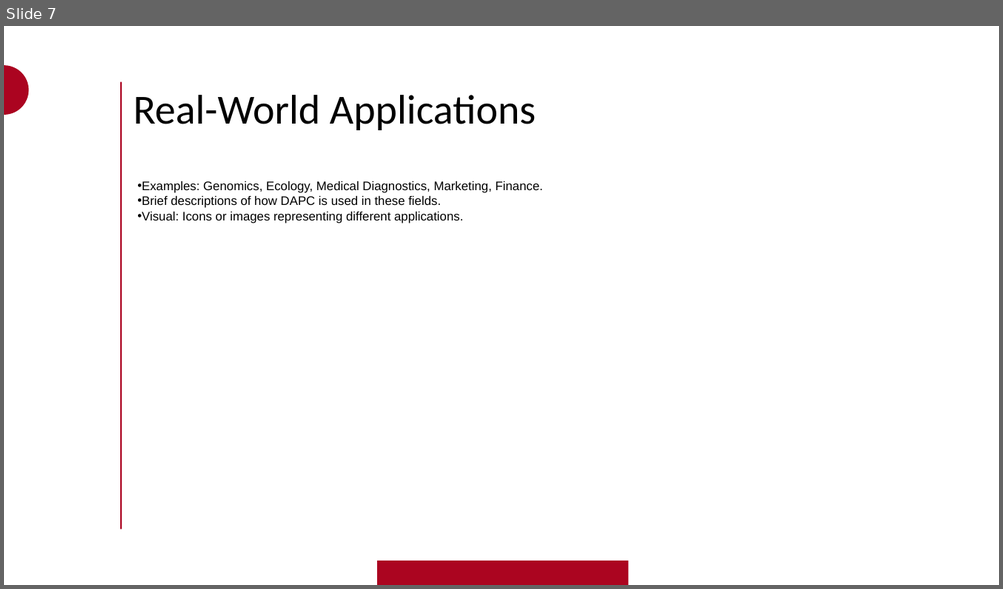
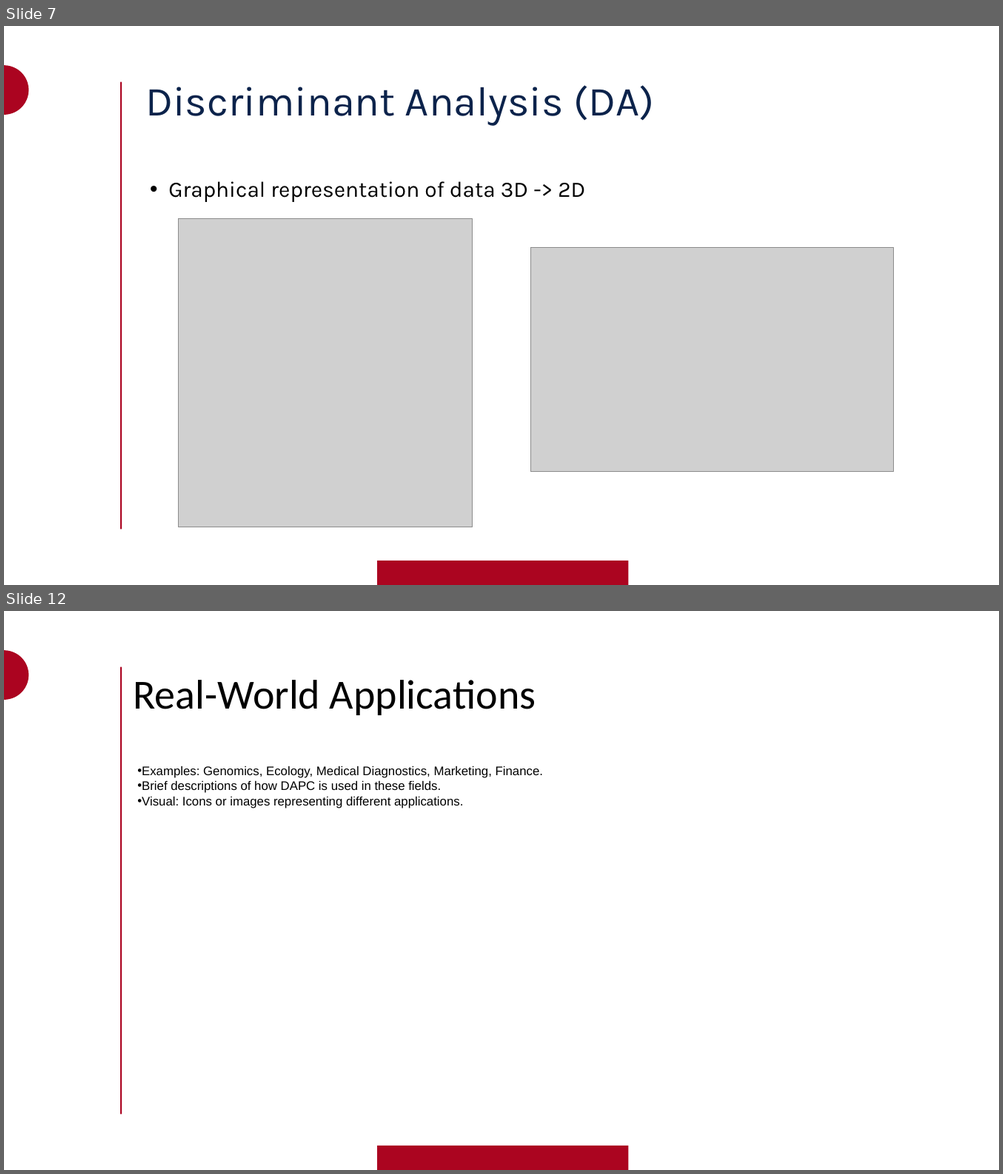
Before and after one commit to rileymawson/INFO_523_DAPC, a slide deck: DAPC_Info_523_RPM_BJMM.pptx. Shown one above the other, each under a label of ours: slide 7 before the commit, slides 7 and 12 after it; the slides between them are not shown. The pictures are 1003x589 and 1003x1174 pixels, drawn with LibreOffice and Linux fonts; fonts in the diff are those of the drawing; grey boxes stand for pictures; background and template pictures are left out. Boxes give left, top, right and bottom in pixels: in the first picture for what was removed or moved away, otherwise in the second. Text is boxed around its words. In the diff, an @@ line names an element or a change of style, - is before the commit and + after.

```diff
--- a/DAPC_Info_523_RPM_BJMM.pptx
+++ b/DAPC_Info_523_RPM_BJMM.pptx
@@ slide 7 added at (x1=4, y1=26, x2=999, y2=585), background #FFFFFF; not listed: 3 template elements that a slide beside it also shows @@
@@ title added at (x1=145, y1=85, x2=654, y2=126), 60 pt, text #0C234B @@
+Discriminant Analysis (DA)
@@ text added at (x1=168, y1=181, x2=585, y2=202), 32 pt, text #000000 @@
+• Graphical representation of data 3D -> 2D
@@ picture added at (x1=178, y1=219, x2=472, y2=528) @@
@@ picture added at (x1=531, y1=248, x2=893, y2=471) @@
@@ what was slide 7 is now slide 12 @@
```
Also in this commit, not shown: 3 slides changed, 10 other slides added, 1 other file.
